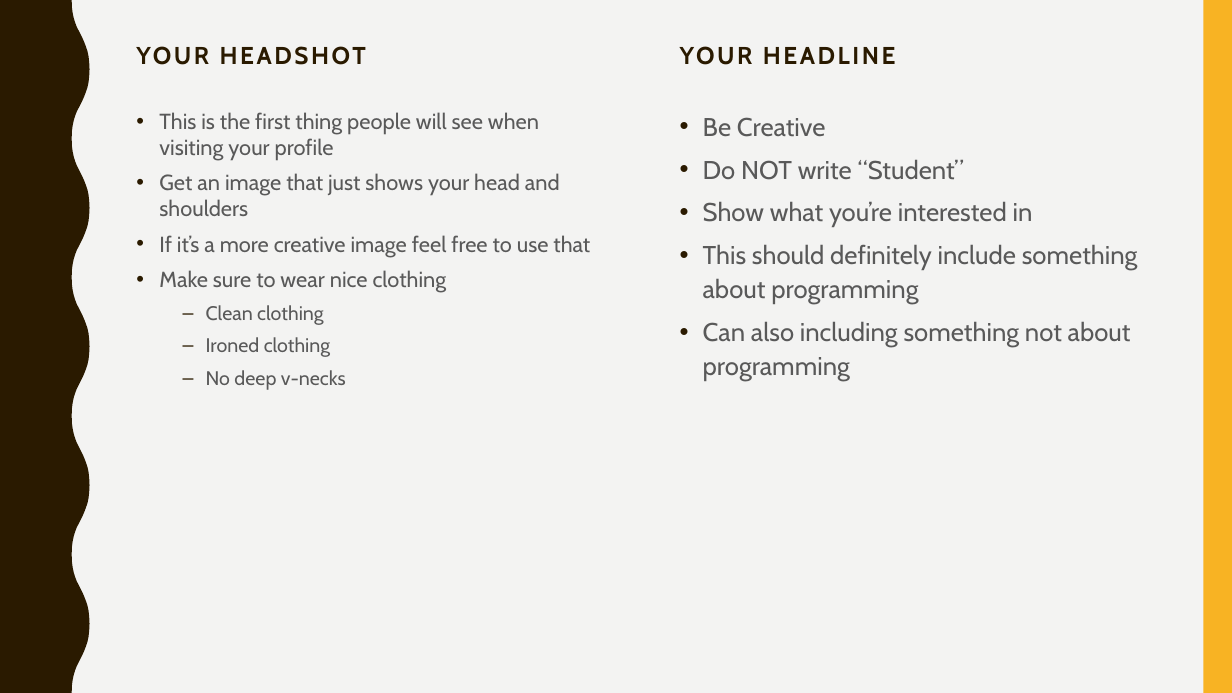
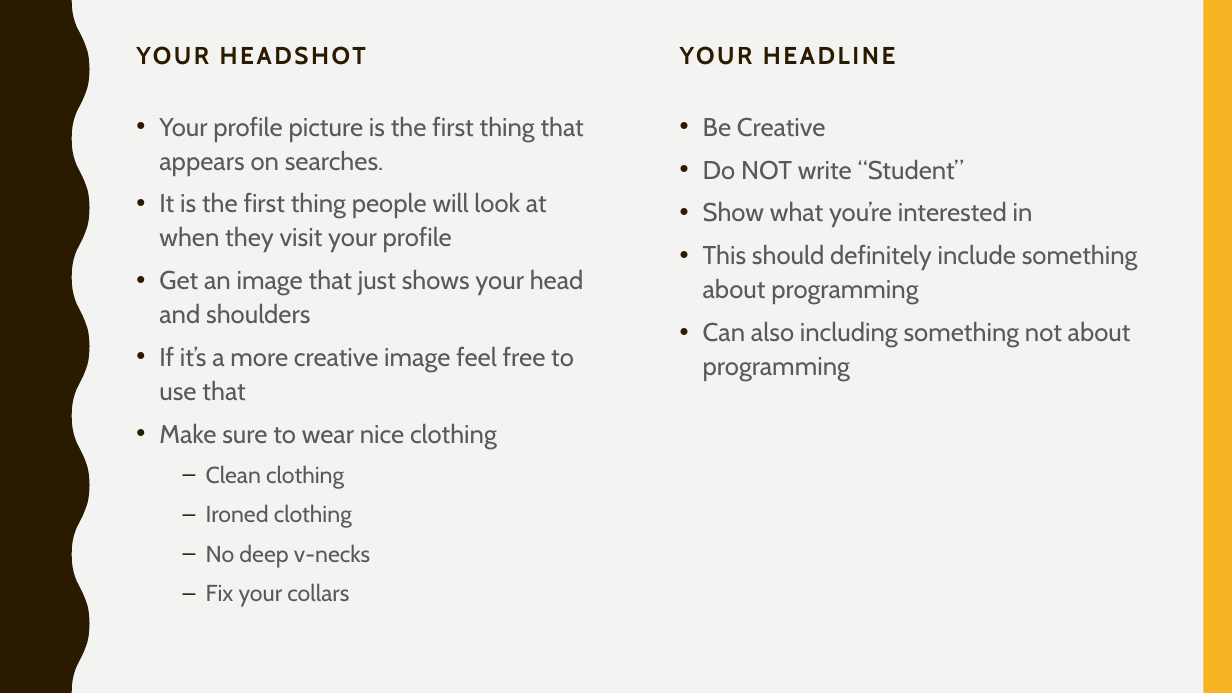
Before and after one commit to lakshmi-intechcode/jng_instr_folder, a slide deck: slide 16 of Job_Stuff/Jng_Job_Prezzie.pptx (slide 15 before the commit). Drawn at 1232x693 pixels with LibreOffice and Linux fonts; fonts in the diff are those of the drawing. Boxes give left, top, right and bottom in pixels: in the first picture for what was removed or moved away, otherwise in the second. Text is boxed around its words. In the diff, an @@ line names an element or a change of style, - is before the commit and + after.

```diff
--- a/Job_Stuff/Jng_Job_Prezzie.pptx
+++ b/Job_Stuff/Jng_Job_Prezzie.pptx
@@ text at box(159, 116, 584, 252): text changed; size 17 to 20 pt @@
-• This is the first thing people will see when visiting your profile
+• Your profile picture is the first thing that appears on searches.
+• It is the first thing people will look at when they visit your profile
@@ text at box(159, 269, 584, 568): size 17 to 20 pt in "Get an image that just shows your ...", "If it’s a more creative image feel ...", "Make sure to wear nice clothing"; size 15.3 to 18 pt in "Clean clothing", "Ironed clothing", "No deep v-necks"; line spacing 1 to 1.1 @@
@@ text at box(206, 583, 349, 607): paragraph added @@
+  – Fix your collars
```
Also in this commit, not shown: 5 other slides changed, 5 slides added.
